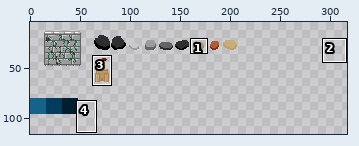
Pixel-art file, stored at assets/Background pallete.aseprite. Above, an overview of the earlier version with the close-up marked.
Close-up. Before:
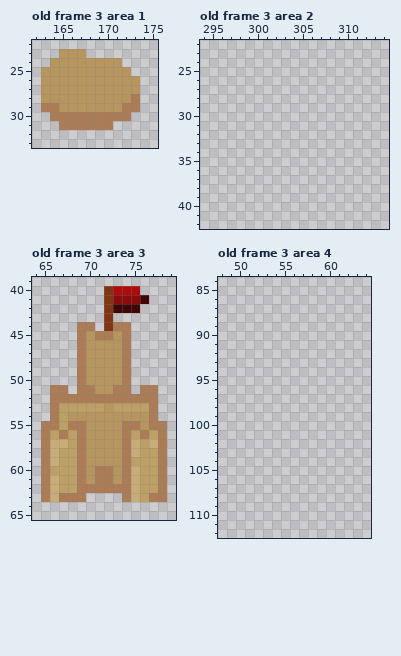
320x208 pixels, 4 frames. Shown: old frame 3 area 1: x 162..175, y 22..33; old frame 3 area 2: x 294..314, y 22..42; old frame 3 area 3: x 64..79, y 39..65; old frame 3 area 4: x 48..64, y 84..112. The wide view leaves out empty margins. The commit also changed other frames or places, which this record leaves out.
After:
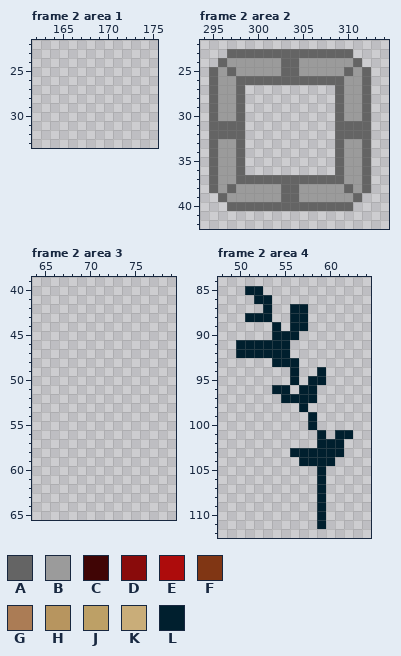
Palette (. is transparent): A #646464  B #9b9b9b  C #400505  D #890b0b  E #ad0c0c  F #803614  G #ab7c55  H #b7955f  J #bda066  K #c9ad79  L #001f2e
A new or re-ordered frame is compared with the old frame closest to it.
Diff:
frames re-ordered
Changed rows in their new state; - is an unchanged pixel.
Frame 2 area 1 against old frame 3, layer "Layer 1":
first column x 163:
23 --...------
24 -........--
25 ..........-
26 ...........
27 ...........
28 ...........
29 ...........
30 -.........-
31 --......---
Frame 2 area 2 against old frame 3, layer "Layer 1":
first column x 295:
23 --AAAAAAAAAAAAAA--
24 -ABBBBBBAABBBBBBA-
25 ABABBBBBAABBBBBABA
26 ABBAAAAAAAAAAAABBA
27 ABBA----------ABBA
28 ABBA----------ABBA
29 ABBA----------ABBA
30 ABBA----------ABBA
31 AAAA----------AAAA
32 AAAA----------AAAA
33 ABBA----------ABBA
34 ABBA----------ABBA
35 ABBA----------ABBA
36 ABBA----------ABBA
37 ABBAAAAAAAAAAAABBA
38 ABABBBBBAABBBBBABA
39 -ABBBBBBAABBBBBBA-
40 --AAAAAAAAAAAAAA--
Frame 2 area 3 against old frame 3, layer "Layer 1":
first column x 65:
40 -------....---
41 -------.....--
42 -------....---
43 -------.------
44 ----..-...----
45 ----......----
46 ----......----
47 ----......----
48 ----......----
49 ----......----
50 ----......----
51 -..-......-..-
52 -............-
53 -............-
54 -............-
55 ..............
56 ..............
57 ..............
58 ..............
59 ..............
60 ..............
61 ..............
62 ..............
63 .....----.....
Frame 2 area 4 against old frame 3, layer "Layer 1":
first column x 50:
 85 -LL----------
 86 --LL---------
 87 ---L--LL-----
 88 -LLL--LL-----
 89 ----L-LL-----
 90 ----LLL------
 91 LLLLLL-------
 92 LLLLLL-------
 93 ----LLL------
 94 ------L--L---
 95 ------L-LL---
 96 ----LL-LL----
 97 -----LLLL----
 98 -------L-----
 99 --------L----
100 --------L----
101 ---------L-LL
102 ---------LLL-
103 ------LLLLLL-
104 -------LLLL--
105 ---------L---
106 ---------L---
107 ---------L---
108 ---------L---
109 ---------L---
110 ---------L---
111 ---------L---
Where, in picture pixels (left, top, right, bottom), the same in both close-ups:
erased: (41, 49, 140, 130)
added: (209, 49, 371, 211)
erased: (41, 286, 167, 502)
added: (236, 286, 353, 529)
